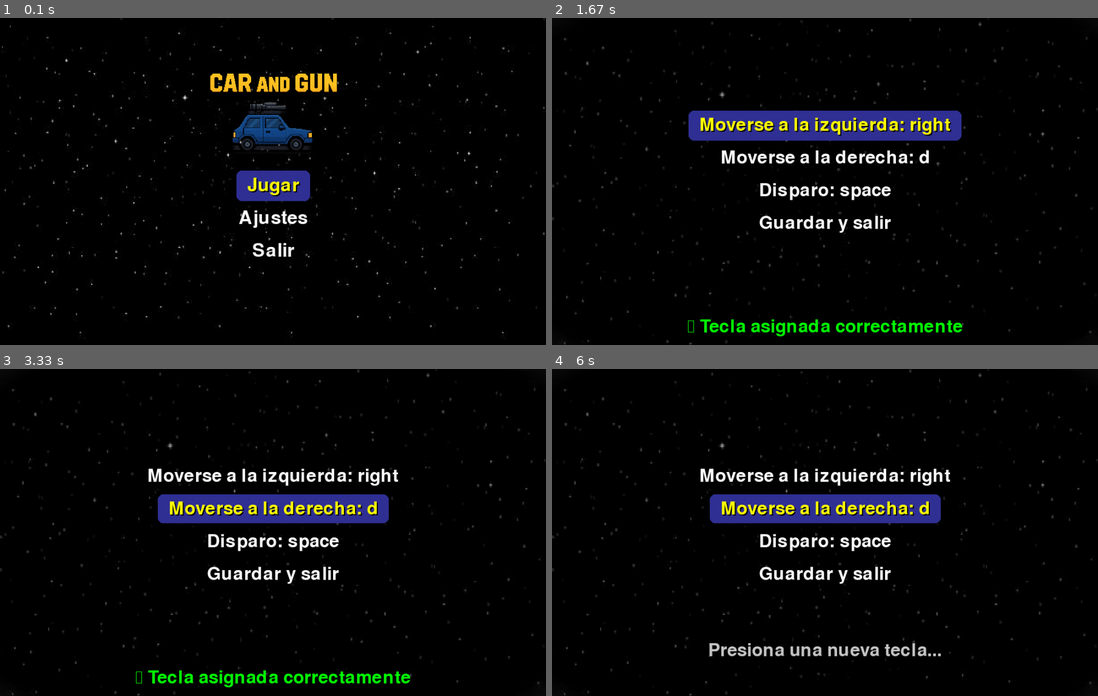
Above: before the commit, frames 1-4 (two rows, left to right).
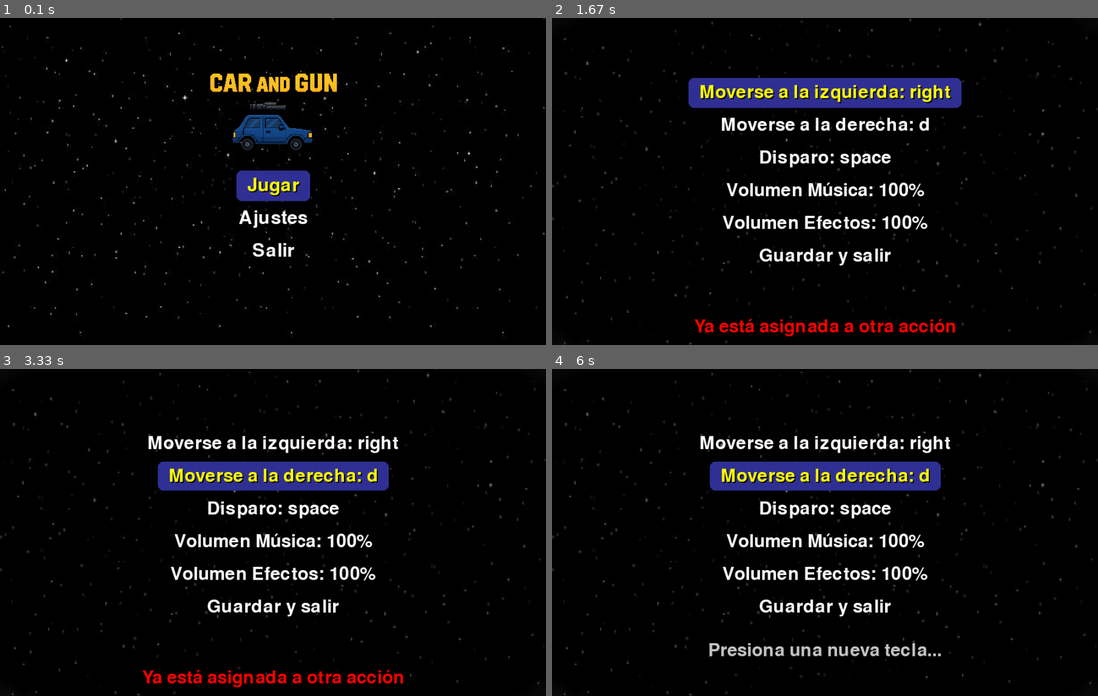
Above: after the commit, the same moments.

Repository: rinzakay/Proyecto-Pygame
Game: pygame game, started from Proyecto.py
Same seed, same stepped clock (60 frames per second), same inputs: the game is played once before the commit and once after it.
Inputs:
- Up to frame 1 (0.1 s): no input
- Up to frame 2 (1.67 s): tap Enter at 0.33 s; tap Esc at 0.67 s; hold Enter 1-1.47 s; hold Right 1-1.47 s; hold Enter from 1.5 s (still down); hold Right from 1.5 s (still down)
- Up to frame 3 (3.33 s): release Enter at 1.97 s; release Right at 1.97 s; hold Right 2-2.47 s; hold Left 2.5-3.03 s; hold Down from 3.07 s (still down)
- Up to frame 4 (6 s): release Down at 3.53 s; hold Up 4-4.37 s; hold Down 5.07-5.43 s; tap Enter at 5.97 s

The runs differ from the first frame. In frame 1, 0.1% of the frame differs, in the area x 39-62%, y 18-41%; in frame 2, 14%, in the area x 24-76%, y 18-98%; in frame 3, 12%; in frame 4, 11%.

Commit message:
Actualizacion y archivos de sonido

Diff:
--- a/Excepciones_Keys.py
+++ b/Excepciones_Keys.py
@@ -19,7 +19,7 @@
     pygame.K_PAGEUP,                    #Re Pagina
     pygame.K_PAGEDOWN,                  #Av Pagina
 
-    #Todas las teclas de funcion
+    #Todas las teclas de funcion (Desde F1 a F12)
     pygame.K_F1, pygame.K_F2, pygame.K_F3, pygame.K_F4,
     pygame.K_F5, pygame.K_F6, pygame.K_F7, pygame.K_F8,
     pygame.K_F9, pygame.K_F10, pygame.K_F11, pygame.K_F12,
--- a/Proyecto.py
+++ b/Proyecto.py
@@ -194,8 +194,6 @@
 
 
 
-
-
 def game_over_screen():
     """Pantalla de Game Over"""
     font = pygame.font.SysFont(None, 80)
@@ -208,8 +206,7 @@
 
     # Esperar unos segundos antes de salir
     pygame.time.delay(3000)
-    pygame.quit()
-    sys.exit()
+    return
 
 
 class Turret(pygame.sprite.Sprite):
@@ -224,7 +221,7 @@
         self.image = self.frames[0]
         self.rect = self.image.get_rect(center=vehicle.rect.center)
 
-        self.cooldown = 250  # ms
+        self.cooldown = 250  #Milisegundos de cooldown por disparo
         self.last_shot = 0
 
 
@@ -250,7 +247,7 @@
 class Bullet(pygame.sprite.Sprite):
     def __init__(self, x, y, mouse_pos, group):
         super().__init__()
-        # 🔵 Visual más atractivo: círculo amarillo con borde
+        # 🔵 Círculo amarillo con borde
         self.image = pygame.Surface((12, 12), pygame.SRCALPHA)
         pygame.draw.circle(self.image, YELLOW, (6, 6), 6)
         pygame.draw.circle(self.image, (255, 200, 0), (6, 6), 6, 2)
@@ -406,7 +403,10 @@
         for enemy in collisions:
             if vehicle.take_damage(): #generacion de la pantalla de game over
                 game_over_screen()
+                running = False   #Romper el bucle para regresar al main
+                break
                 health_bar.update(vehicle.hp)#Conectar la barra con la vida actual del vehiculo
+
 
 
             # Calcular dirección de retroceso
@@ -440,7 +440,6 @@
 
         pygame.display.flip()
 
-    pygame.quit()
 
 def main():
     global current_controls
--- a/main_menu.py
+++ b/main_menu.py
@@ -12,23 +12,24 @@
         self.running = True
         self.menu_start_y = 290
 
-
-        #Inicializar los sonidos
         pygame.mixer.init()
 
-        #Música del menu
         try:
-            pygame.mixer.music.load("Sound/MUSIC_Menu.mp3")
-            pygame.mixer.music.set_volume(0.5)  #Configurar volumen de 0.1 hasta 1.0
-            pygame.mixer.music.play(-1)  #loopearlo
+            pygame.mixer.music.load("Sound/MUSIC_Menu.mp3")#Musica
+            pygame.mixer.music.set_volume(0.5)
+            pygame.mixer.music.play(-1)
         except pygame.error:
             print("No se pudo cargar la música de fondo.")
 
-        #sonidos al seleccionar
         try:
-            self.buttonSound = pygame.mixer.Sound("Sound/SFX_Button.mp3")
+            self.buttonSound = pygame.mixer.Sound("Sound/SFX_Button.mp3")#Sonido de botones al moverse en el menu
         except pygame.error:
             self.buttonSound = None
+
+        try:
+            self.confirmSound = pygame.mixer.Sound("Sound/SFX_Confirm.wav")#Sonido de seleccionar un boton
+        except pygame.error:
+            self.confirmSound = None
 
         try:
             self.background = pygame.image.load("image/Menu_BKG.jpg").convert()
@@ -36,16 +37,7 @@
         except pygame.error:
             self.background = None
 
-
-        try:
-            self.background = pygame.image.load("image/Menu_BKG.jpg").convert()
-            self.background = pygame.transform.scale(self.background, self.screen.get_size())
-        except pygame.error:
-            self.background = None
-
-
-
-    def render_text(self, text, color, x, y):
+    def render_text(self, text, color, x, y):#Sombreado del texto
         shadow = self.font.render(text, True, (0, 0, 0))
         self.screen.blit(shadow, (x+2, y+2))
         text_surface = self.font.render(text, True, color)
@@ -64,7 +56,7 @@
         else:
             self.screen.fill((0, 0, 0))
 
-        try:
+        try:#Carga del logo del juego,si no funciona se muestra solo un texto
             logo = pygame.image.load("image/title.png")
             logo = pygame.transform.scale_by(logo, 0.25)
             logo_x = self.screen.get_width() // 2 - logo.get_width() // 2
@@ -93,20 +85,19 @@
         pygame.display.flip()
 
     def countdown_exit(self):
-        """Muestra una cuenta regresiva antes de cerrar el juego"""
-        for i in range(3, 0, -1):  # 3, 2, 1
+        for i in range(3, 0, -1):
             if self.background:
                 self.screen.blit(self.background, (0, 0))
             else:
                 self.screen.fill((0, 0, 0))
 
-            text = self.font.render(f"Saliendo en {i}...", True, (255, 0, 0))
+            text = self.font.render(f"Saliendo en {i}...", True, (255, 0, 0))#Pantalla de carga al salir del juego
             x = self.screen.get_width()//2 - text.get_width()//2
             y = self.screen.get_height()//2 - text.get_height()//2
             self.screen.blit(text, (x, y))
 
             pygame.display.flip()
-            pygame.time.delay(1000)  # espera 1 segundo
+            pygame.time.delay(1000)
 
         pygame.quit()
         sys.exit()
@@ -122,9 +113,17 @@
                 elif event.type == pygame.KEYDOWN:
                     if event.key == pygame.K_UP:
                         self.selected_option = (self.selected_option - 1) % len(self.options)
+                        if self.buttonSound:   #reproducir sonido
+
+                            self.buttonSound.play()
                     elif event.key == pygame.K_DOWN:
                         self.selected_option = (self.selected_option + 1) % len(self.options)
+                        if self.buttonSound:   #reproducir sonidos
+
+                           self.buttonSound.play()
                     elif event.key == pygame.K_RETURN:
+                        if self.confirmSound:
+                           self.confirmSound.play()
                         choice = self.options[self.selected_option].lower()
                         if choice == "salir":
                             self.countdown_exit()
--- a/settings.py
+++ b/settings.py
@@ -1,7 +1,8 @@
 from Excepciones_Keys import NO_KEYS
+import sys
 import pygame
 
-#Colores para el menu
+#Colores para el menú
 COLOR_TEXT = (255, 255, 255)
 COLOR_SELECTED = (255, 255, 0)
 COLOR_BOX = (50, 50, 150)
@@ -9,6 +10,7 @@
 COLOR_WAITING = (200, 200, 200)   #Gris
 COLOR_SUCCESS = (0, 255, 0)       #Verde
 COLOR_ERROR = (255, 0, 0)         #Rojo
+
 
 class SettingsMenu:
     def __init__(self, screen, current_controls=None):
@@ -18,25 +20,57 @@
 
         self.controls = current_controls.copy()
         self.font = pygame.font.SysFont(None, 48)
-
         self.selected_option = 0
-        self.options = list(self.controls.keys()) + ['Guardar y salir']
+
+        #Volumenes separados (se cargan desde controls si existen)
+        self.music_volume = self.controls.get("music_volume", 1.0)
+        self.sfx_volume = self.controls.get("sfx_volume", 1.0)
+
+        #Opciones del menu
+        # EXCLUIR claves de volumen para no remapearlas como teclas
+        action_keys = [k for k in self.controls.keys() if k not in ("music_volume", "sfx_volume")]
+        self.options = action_keys + ['Volumen Música', 'Volumen Efectos', 'Guardar y salir']
         self.running = False
 
         #Visuales
         self.waiting_for_key = False
         self.message = ""
 
-        #Cargar imagen de fondo
-        self.background = pygame.image.load("image/Options_BKG.jpg")
-        self.background = pygame.transform.scale(
-            self.background,
-            (self.screen.get_width(), self.screen.get_height())
-        )
+        #Inicializar sonidos
+        try:
+            pygame.mixer.init()
+        except pygame.error:
+            print("No se pudo inicializar el mezclador de audio")
+
+        try:
+            self.buttonSound = pygame.mixer.Sound("Sound/SFX_Button.mp3")
+        except pygame.error:
+            self.buttonSound = None
+
+        try:
+            self.successSound = pygame.mixer.Sound("Sound/SFX_Success.wav")
+        except pygame.error:
+            self.successSound = None
+
+        try:
+            self.errorSound = pygame.mixer.Sound("Sound/SFX_Error.wav")
+        except pygame.error:
+            self.errorSound = None
+
+        #Fondo
+        try:
+            self.background = pygame.image.load("image/Options_BKG.jpg")
+            self.background = pygame.transform.scale(
+                self.background,
+                (self.screen.get_width(), self.screen.get_height())
+            )
+        except pygame.error:
+            self.background = pygame.Surface((self.screen.get_width(), self.screen.get_height()))
+            self.background.fill((0, 0, 0))
 
     def render_text(self, text, color, x, y):
         shadow = self.font.render(text, True, (0, 0, 0))
-        self.screen.blit(shadow, (x+2, y+2))
+        self.screen.blit(shadow, (x + 2, y + 2))
         text_surface = self.font.render(text, True, color)
         self.screen.blit(text_surface, (x, y))
 
@@ -51,35 +85,48 @@
         for i, option in enumerate(self.options):
             if option == 'Guardar y salir':
                 text_str = option
+            elif option == 'Volumen Música':
+                porcentaje = int(self.music_volume * 100)
+                text_str = f"{option}: {porcentaje}%"
+            elif option == 'Volumen Efectos':
+                porcentaje = int(self.sfx_volume * 100)
+                text_str = f"{option}: {porcentaje}%"
             else:
-                key_name = pygame.key.name(self.controls[option])
+                key_value = self.controls.get(option, None)
+                key_name = pygame.key.name(key_value) if isinstance(key_value, int) else "N/A"
                 text_str = f"{option}: {key_name}"
 
             text_surface = self.font.render(text_str, True, COLOR_TEXT)
-            x = self.screen.get_width()//2 - text_surface.get_width()//2
-            y = self.screen.get_height()//2 - (len(self.options)*60)//2 + i*60
+            x = self.screen.get_width() // 2 - text_surface.get_width() // 2
+            y = self.screen.get_height() // 2 - (len(self.options) * 60) // 2 + i * 60
 
             if i == self.selected_option:
-                pygame.draw.rect(self.screen, COLOR_BOX,
-                                 (x-20, y-10, text_surface.get_width()+40, text_surface.get_height()+20),
-                                 border_radius=10)
+                pygame.draw.rect(
+                    self.screen,
+                    COLOR_BOX,
+                    (x - 20, y - 10, text_surface.get_width() + 40, text_surface.get_height() + 20),
+                    border_radius=10
+                )
                 color = COLOR_SELECTED
             else:
                 color = COLOR_TEXT
 
             self.render_text(text_str, color, x, y)
 
-        # Mensajes visuales
+        #Mensajes
         if self.waiting_for_key:
             msg_surface = self.font.render("Presiona una nueva tecla...", True, COLOR_WAITING)
-            x = self.screen.get_width()//2 - msg_surface.get_width()//2
+            x = self.screen.get_width() // 2 - msg_surface.get_width() // 2
             y = self.screen.get_height() - 100
             self.screen.blit(msg_surface, (x, y))
 
         if self.message:
-            color = COLOR_SUCCESS if "✔" in self.message else COLOR_ERROR #el emoji solo es para simplificar el coloreado,mas no es necesario que se muestre
+            if "✔" in self.message:
+                color = COLOR_SUCCESS
+            else:
+                color = COLOR_ERROR
             msg_surface = self.font.render(self.message, True, color)
-            x = self.screen.get_width()//2 - msg_surface.get_width()//2
+            x = self.screen.get_width() // 2 - msg_surface.get_width() // 2
             y = self.screen.get_height() - 50
             self.screen.blit(msg_surface, (x, y))
 
@@ -93,28 +140,66 @@
                 if event.type == pygame.QUIT:
                     self.running = False
                     return self.controls
-                elif event.type == pygame.KEYDOWN:
-
+
+                if event.type == pygame.KEYDOWN:
                     if self.waiting_for_key:
                         option_name = self.options[self.selected_option]
-                        if option_name != 'Guardar y salir':
-
-                            if event.key in NO_KEYS: #Carga de excepciones de teclas
+                        if option_name not in ['Guardar y salir', 'Volumen Música', 'Volumen Efectos']:
+                            if event.key in NO_KEYS:
                                 key_name = pygame.key.name(event.key).upper()
                                 self.message = f"No puedes asignar {key_name}"
+                                if self.errorSound:
+                                    self.errorSound.set_volume(self.sfx_volume)
+                                    self.errorSound.play()
+                            elif event.key in [v for v in self.controls.values() if isinstance(v, int)]:
+                                self.message = f"Ya está asignada a otra acción"
+                                if self.errorSound:
+                                    self.errorSound.set_volume(self.sfx_volume)
+                                    self.errorSound.play()
                             else:
                                 self.controls[option_name] = event.key
                                 self.message = "✔ Tecla asignada correctamente"
+                                if self.successSound:
+                                    self.successSound.set_volume(self.sfx_volume)
+                                    self.successSound.play()
                         self.waiting_for_key = False
                     else:
                         if event.key == pygame.K_UP:
                             self.selected_option = (self.selected_option - 1) % len(self.options)
+                            if self.buttonSound:
+                                self.buttonSound.set_volume(self.sfx_volume)
+                                self.buttonSound.play()
                         elif event.key == pygame.K_DOWN:
                             self.selected_option = (self.selected_option + 1) % len(self.options)
+                            if self.buttonSound:
+                                self.buttonSound.set_volume(self.sfx_volume)
+                                self.buttonSound.play()
+                        elif event.key == pygame.K_LEFT:
+                            if self.options[self.selected_option] == 'Volumen Música':
+                                self.music_volume = max(0.0, round(self.music_volume - 0.1, 1))
+                                try:
+                                    pygame.mixer.music.set_volume(self.music_volume)
+                                except pygame.error:
+                                    pass
+                            elif self.options[self.selected_option] == 'Volumen Efectos':
+                                self.sfx_volume = max(0.0, round(self.sfx_volume - 0.1, 1))
+                        elif event.key == pygame.K_RIGHT:
+                            if self.options[self.selected_option] == 'Volumen Música':
+                                self.music_volume = min(1.0, round(self.music_volume + 0.1, 1))
+                                try:
+                                    pygame.mixer.music.set_volume(self.music_volume)
+                                except pygame.error:
+                                    pass
+                            elif self.options[self.selected_option] == 'Volumen Efectos':
+                                self.sfx_volume = min(1.0, round(self.sfx_volume + 0.1, 1))
                         elif event.key == pygame.K_RETURN:
                             if self.options[self.selected_option] == 'Guardar y salir':
+                                #Guardar volúmenes antes de salir
+                                self.controls["music_volume"] = self.music_volume
+                                self.controls["sfx_volume"] = self.sfx_volume
                                 self.running = False
-                            else:
+                            elif self.options[self.selected_option] not in ['Volumen Música', 'Volumen Efectos']:
                                 self.waiting_for_key = True
                                 self.message = ""
+
         return self.controls
Binary file changed: image/Freeze Shoot.png
Binary file changed: image/title.png
Not shown, added: Sound/SFX_Confirm.wav
Not shown, added: Sound/SFX_Error.wav
Not shown, added: Sound/SFX_Success.wav
